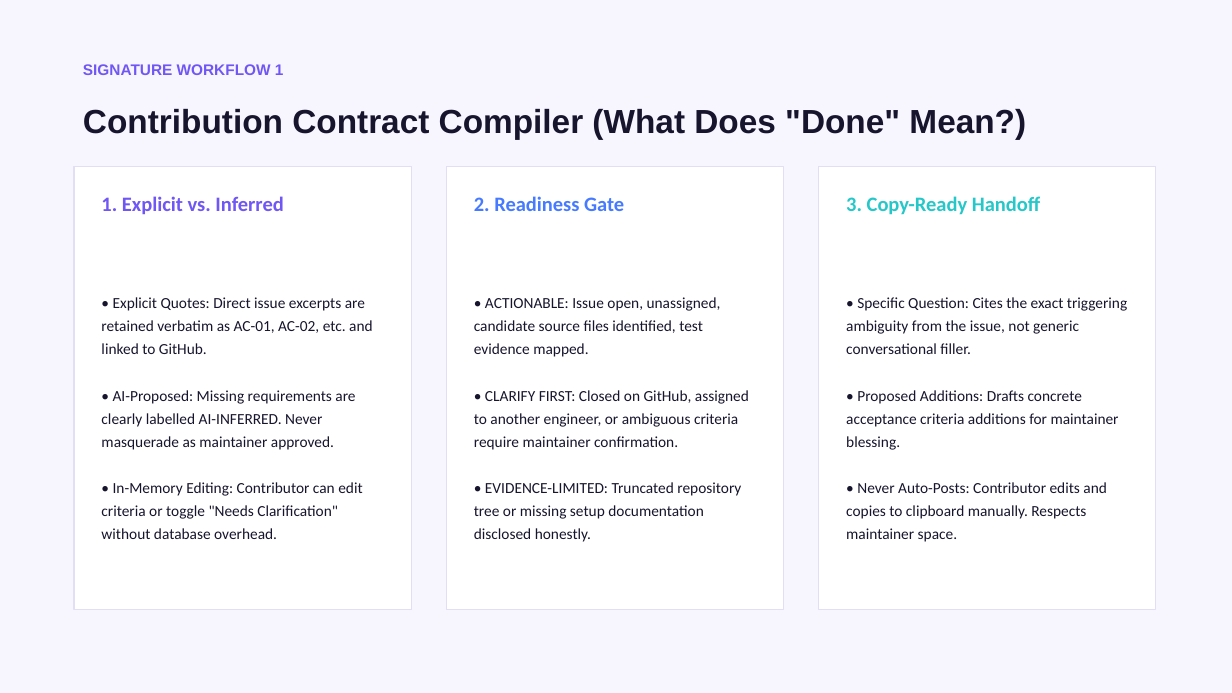
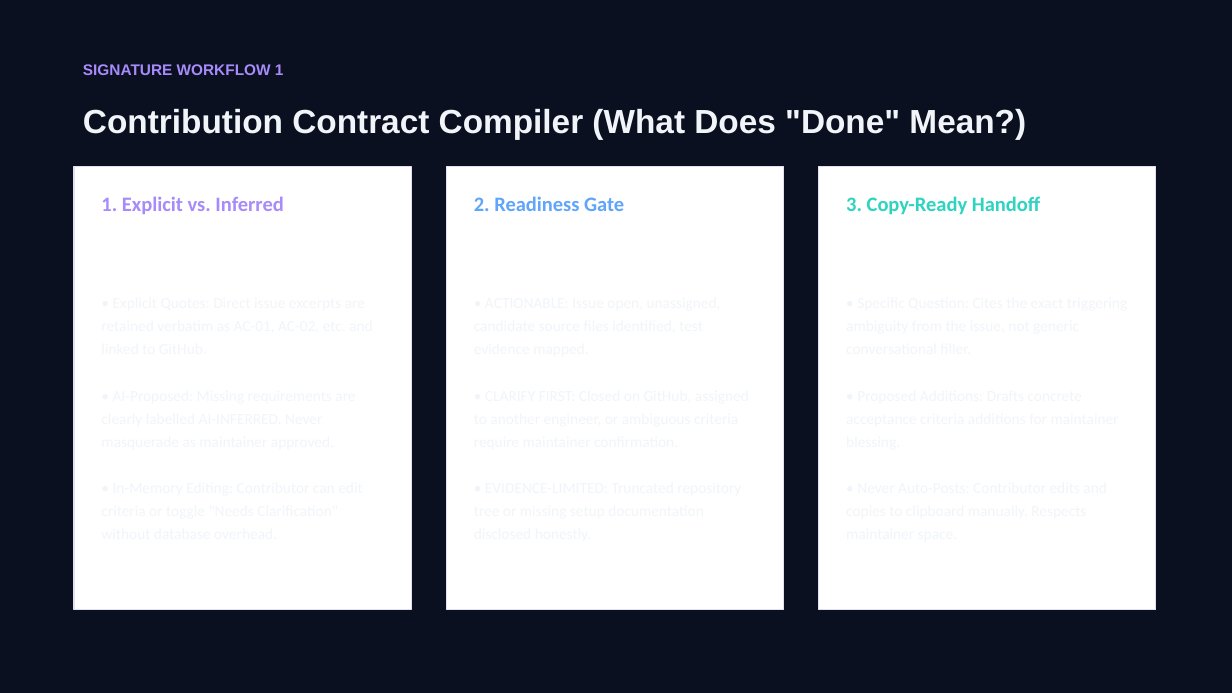
Before and after one commit to rudraarcadeskills-art/IssueLift, a slide deck: slide 3 of submission/IssueLift_Submission.pptx. Drawn at 1232x693 pixels with LibreOffice and Linux fonts; fonts in the diff are those of the drawing. Boxes give left, top, right and bottom in pixels: in the first picture for what was removed or moved away, otherwise in the second. Text is boxed around its words. In the diff, an @@ line names an element or a change of style, - is before the commit and + after.

Commit message:
feat(ui): complete dark workspace redesign with theme switch, interactive view navigation, and verified Gemma 4 engine status

```diff
--- a/submission/IssueLift_Submission.pptx
+++ b/submission/IssueLift_Submission.pptx
@@ background #F7F6FF to #0B1020 @@
@@ text "SIGNATURE WORKFLOW 1" at bbox=[83, 64, 284, 75]: text colour #7057F5 to #A78BFA @@
@@ text "Contribution Contract Compiler (What Does ..." at bbox=[83, 109, 1026, 139]: text colour #17152D to #F1F5F9 @@
@@ text "1. Explicit vs. Inferred" at bbox=[101, 196, 283, 214]: text colour #7057F5 to #A78BFA @@
@@ text "2. Readiness Gate" at bbox=[474, 196, 624, 211]: text colour #477BFF to #60A5FA @@
@@ text removed at bbox=[101, 297, 373, 539] @@
-• Explicit Quotes: Direct issue excerpts are retained verbatim as AC-01, AC-02, etc. and linked to GitHub.
-• AI-Proposed: Missing requirements are clearly labelled AI-INFERRED. Never masquerade as maintainer approved.
-• In-Memory Editing: Contributor can edit criteria or toggle "Needs Clarification" without database overhead.
@@ text removed at bbox=[474, 297, 749, 542] @@
-• ACTIONABLE: Issue open, unassigned, candidate source files identified, test evidence mapped.
-• CLARIFY FIRST: Closed on GitHub, assigned to another engineer, or ambiguous criteria require maintainer confirmation.
-• EVIDENCE-LIMITED: Truncated repository tree or missing setup documentation disclosed honestly.
@@ text removed at bbox=[846, 297, 1127, 542] @@
-• Specific Question: Cites the exact triggering ambiguity from the issue, not generic conversational filler.
-• Proposed Additions: Drafts concrete acceptance criteria additions for maintainer blessing.
-• Never Auto-Posts: Contributor edits and copies to clipboard manually. Respects maintainer space.
```
Also in this commit, not shown: 7 other slides changed, 25 other files.
